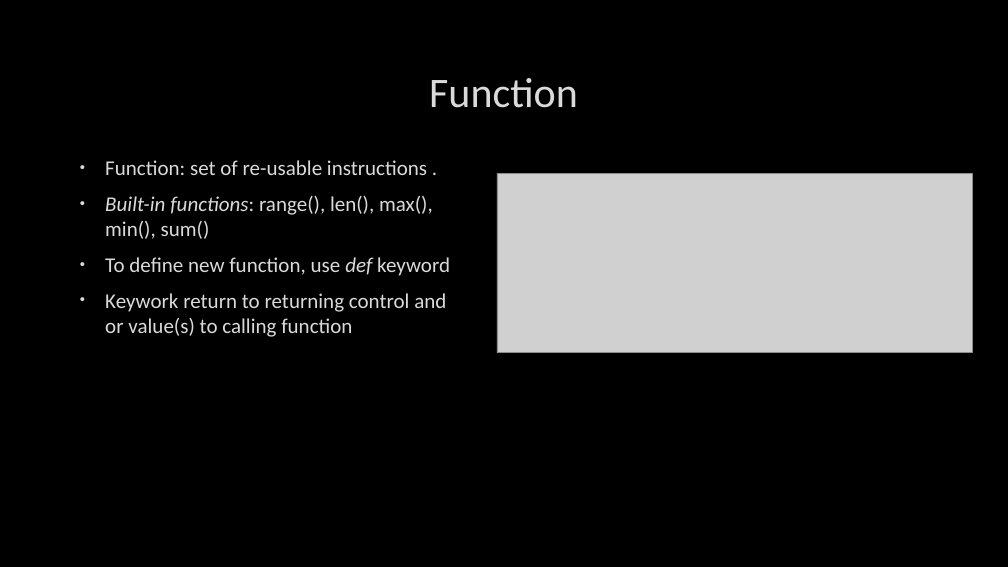
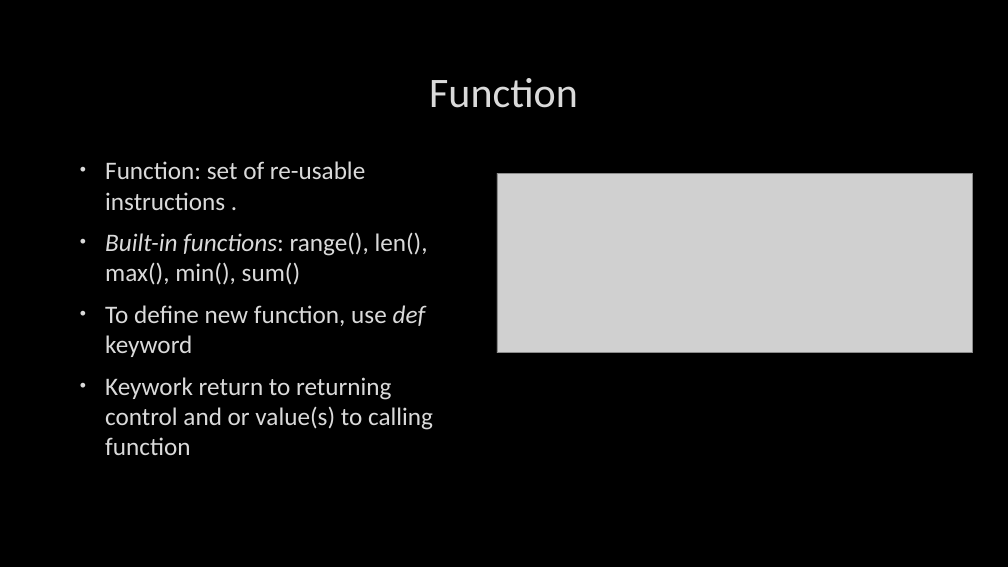
Before and after one commit to msiahaan/Python101, a slide deck: slide 2 of Python101_03_Fungsi-Import.pptx. Drawn at 1008x567 pixels with LibreOffice and Linux fonts; fonts in the diff are those of the drawing; grey boxes stand for pictures; background and template pictures are left out. Boxes give left, top, right and bottom in pixels: in the first picture for what was removed or moved away, otherwise in the second. Text is boxed around its words. In the diff, an @@ line names an element or a change of style, - is before the commit and + after.

```diff
--- a/Python101_03_Fungsi-Import.pptx
+++ b/Python101_03_Fungsi-Import.pptx
@@ text "Function: set of re-usable instructions ..." at [105,161,433,455]: size 20 to 24 pt @@
```
Also in this commit, not shown: 2 other slides changed, 2 slides added, 1 slide removed, 2 other files.
